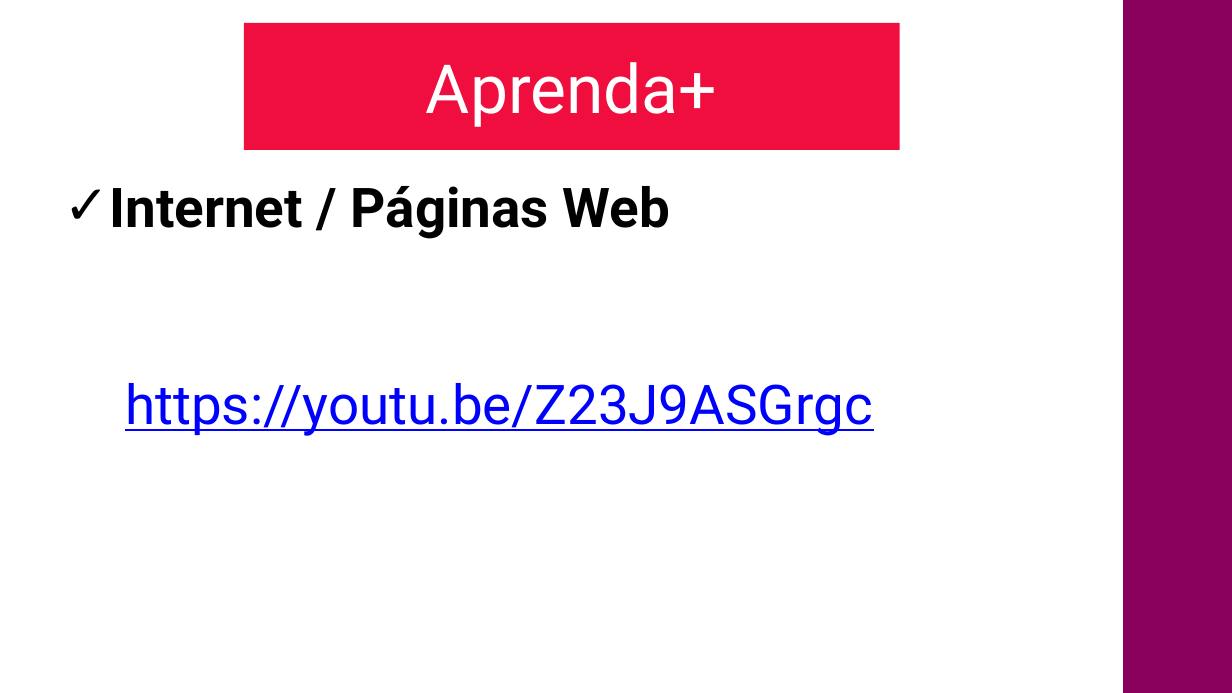
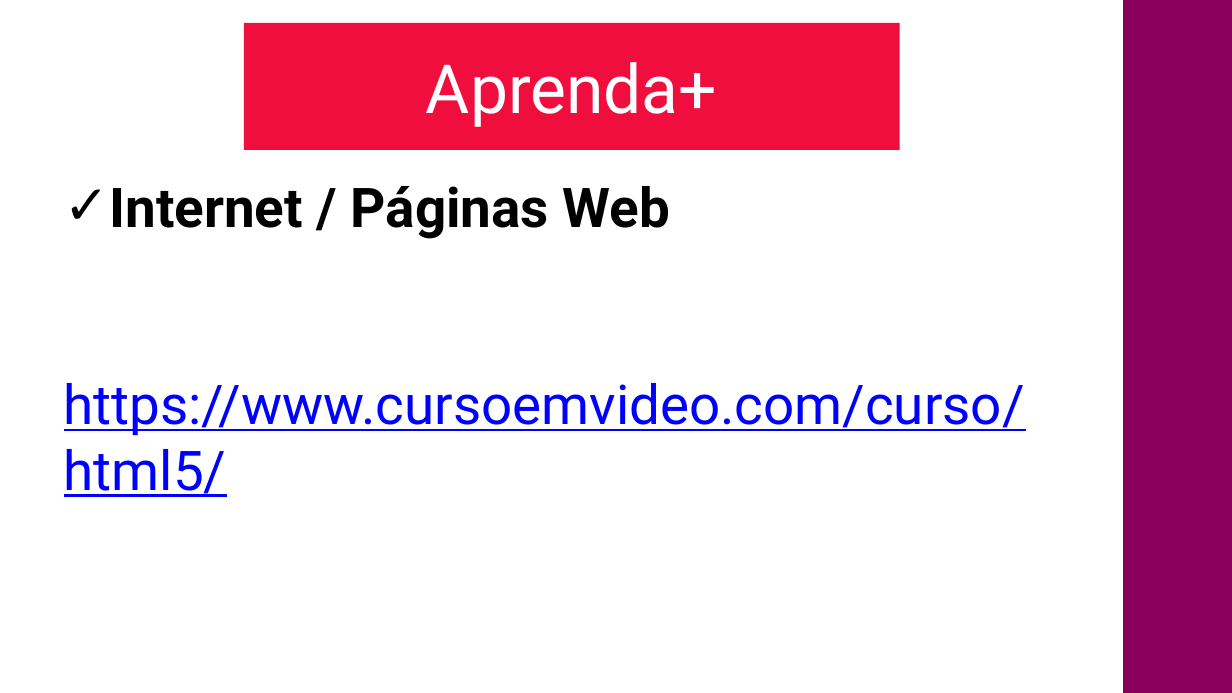
Before and after one commit to CloudEducationBrazil/nidyduqswyden, a slide deck: slide 6 of 01 Classes/Aula03- Internet HTML - Parte 2.pptx (slide 5 before the commit). Drawn at 1232x693 pixels with LibreOffice and Linux fonts; fonts in the diff are those of the drawing; background and template pictures are left out. Boxes give left, top, right and bottom in pixels: in the first picture for what was removed or moved away, otherwise in the second. Text is boxed around its words. In the diff, an @@ line names an element or a change of style, - is before the commit and + after.

```diff
--- a/01 Classes/Aula03- Internet HTML - Parte 2.pptx
+++ b/01 Classes/Aula03- Internet HTML - Parte 2.pptx
@@ text at <box>64,383,1025,497</box>: text changed @@
-https://youtu.be/Z23J9ASGrgc
+https://www.cursoemvideo.com/curso/html5/
```
Also in this commit, not shown: 3 other slides changed, 1 slide added, 13 other files.
